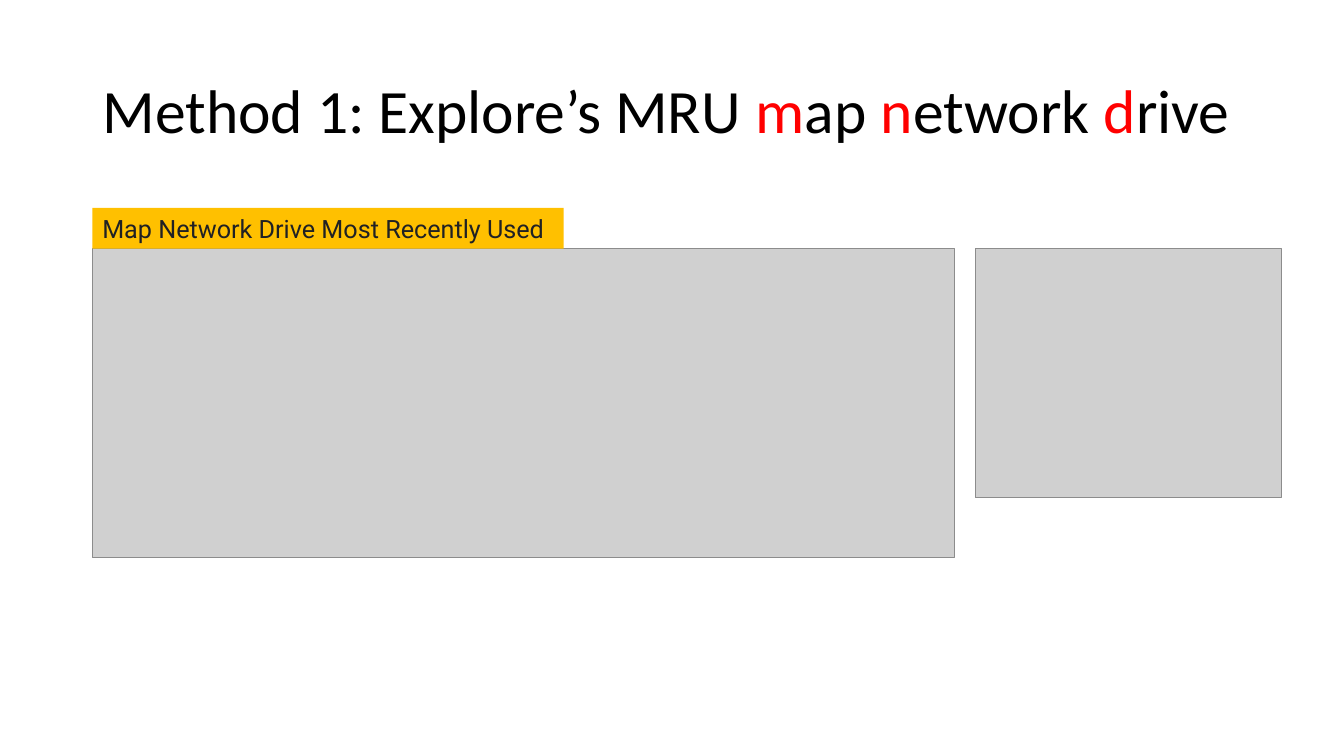
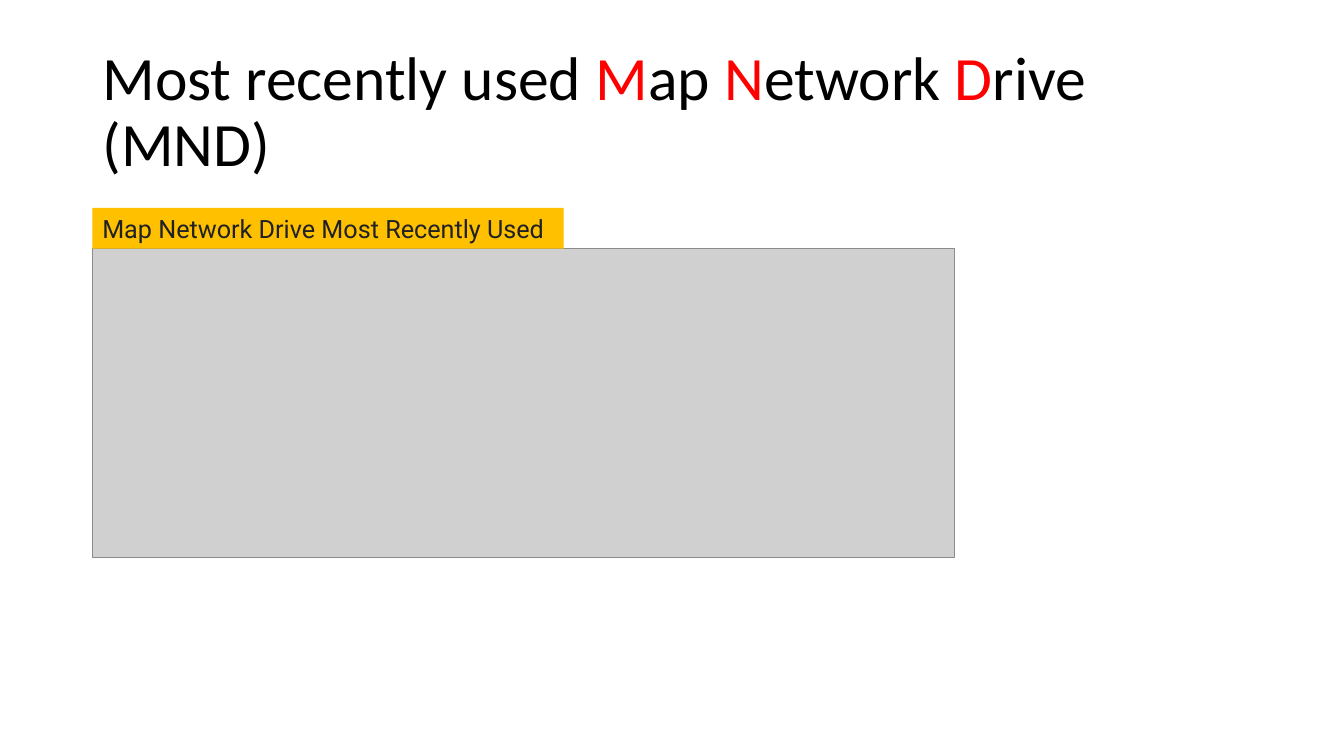
Before and after one commit to frankwxu/digital-forensics-lab, a slide deck: slide 10 of NIST_Data_Leakage_Case/NIST_Data_Leakage_06_Network_Shellbag_Jumplist.pptx (slide 7 before the commit). Drawn at 1344x756 pixels with LibreOffice and Linux fonts; fonts in the diff are those of the drawing; grey boxes stand for pictures; background and template pictures are left out. Boxes give left, top, right and bottom in pixels: in the first picture for what was removed or moved away, otherwise in the second. Text is boxed around its words. In the diff, an @@ line names an element or a change of style, - is before the commit and + after.

```diff
--- a/NIST_Data_Leakage_Case/NIST_Data_Leakage_06_Network_Shellbag_Jumplist.pptx
+++ b/NIST_Data_Leakage_Case/NIST_Data_Leakage_06_Network_Shellbag_Jumplist.pptx
@@ title at [102,57,1086,175]: text changed @@
-Method 1: Explore’s MRU map network drive
+Most recently used Map Network Drive (MND)
@@ picture removed at [975,249,1281,498] @@
```
Also in this commit, not shown: 11 other slides changed, 4 slides added, 1 slide removed, 4 other files.
